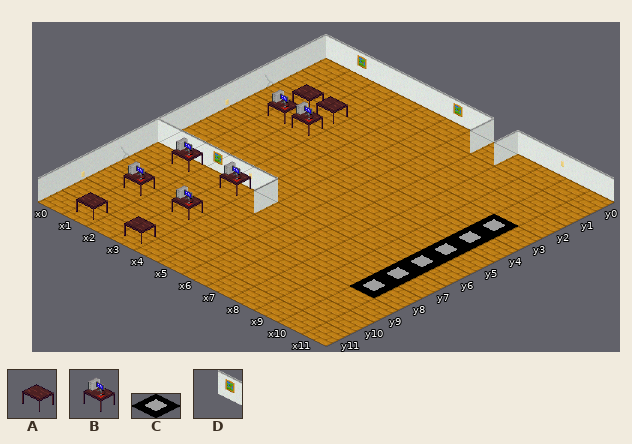
Two versions of a level (Tiled map, src/hakd/gui/resources/maps/untitled64.tmx). That is the earlier state.
Cells are 64x32 px. Isometric: x runs down to the right, y down to the left. Shown: x 0..11, y 0..11.
Key: from "desk": A 0, B 1; from "slot tile": C 0; from "walls": D 4.
_ is an empty cell.
Layers that did not change in this view are not listed.
Layer "objects" before, first column x 0:
 0 _D__________
 1 ____________
 2 _AA_________
 3 _BB_______C_
 4 __________C_
 5 __________C_
 6 __________C_
 7 _B_B______C_
 8 __________C_
 9 _B_B________
10 ____________
11 _A_A________
After:
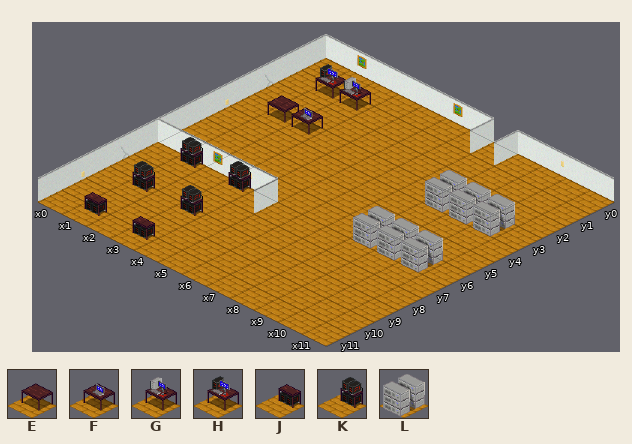
Further tiles: from "computerlevels": E 0, F 1, G 2, H 3, J 4, K 5, L 7.
From old to new:
{"where": "layer \"objects\""}
{"y":1,"x":1,"old":"__","new":"HG"}
{"y":2,"x":1,"old":"AA","new":"__"}
{"y":3,"x":1,"old":"BB","new":"EF"}
{"y":3,"x":8,"old":"__C","new":"LLL"}
{"y":4,"x":10,"old":"C","new":"_"}
{"y":5,"x":10,"old":"C","new":"_"}
{"y":6,"x":8,"old":"__C","new":"LLL"}
{"y":7,"x":1,"old":"B","new":"K"}
{"y":7,"x":3,"old":"B","new":"K"}
{"y":7,"x":10,"old":"C","new":"_"}
{"y":8,"x":10,"old":"C","new":"_"}
{"y":9,"x":1,"old":"B","new":"K"}
{"y":9,"x":3,"old":"B","new":"K"}
{"y":11,"x":1,"old":"A","new":"J"}
{"y":11,"x":3,"old":"A","new":"J"}
